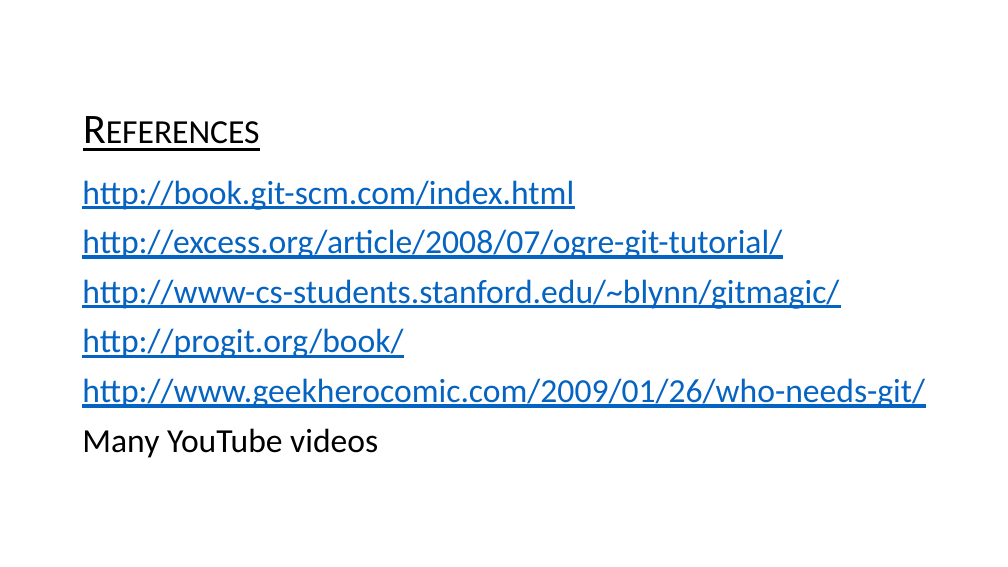
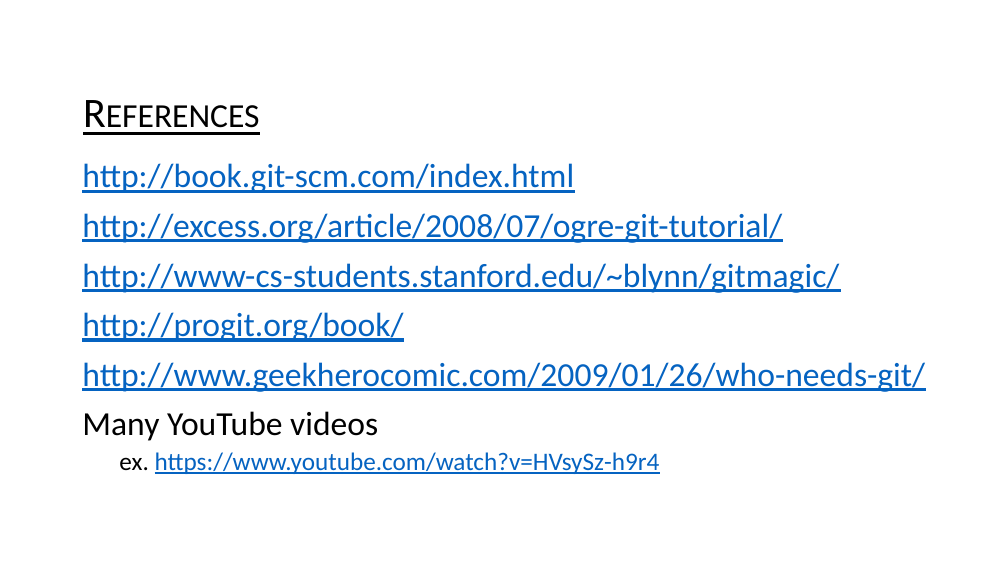
Before and after one commit to USFDataVisualization/Data-Visualization-Lecture, a slide deck: slide 15 of L03-git.pptx. Drawn at 1008x567 pixels with LibreOffice and Linux fonts; fonts in the diff are those of the drawing; background and template pictures are left out. Boxes give left, top, right and bottom in pixels: in the first picture for what was removed or moved away, otherwise in the second. Text is boxed around its words. In the diff, an @@ line names an element or a change of style, - is before the commit and + after.

Commit message:
added minard activitiy & design lecture; otherwise minor changes

```diff
--- a/L03-git.pptx
+++ b/L03-git.pptx
@@ text at (119, 452, 660, 474): paragraph added @@
+    • ex. https://www.youtube.com/watch?v=HVsySz-h9r4
```
Also in this commit, not shown: 6 other files.
